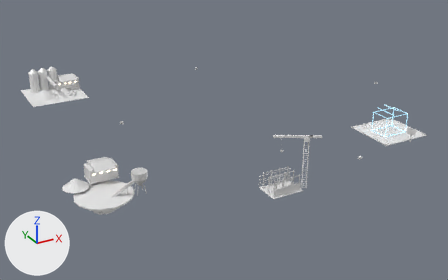
The FBX model Assets/Art/KayseriIsland/Models/Copper/Phase2/Sites_P2.fbx: old version first, new version second.
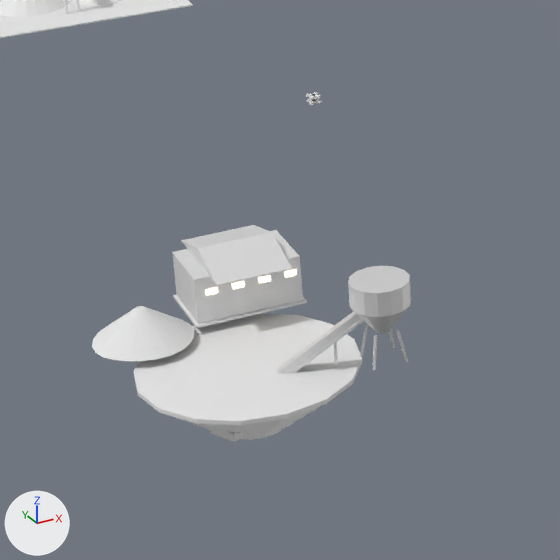
The first picture shows the older version from a 50 mm lens placed at (-239.0, -461.0, 209.0), pointed at (-1.0, -28.0, -8.0). The close-ups show the older and then the newer version on the part from 8% to 42% of the width and 34% to 88% of the height of that picture. Only the edits that show in the close-ups are written down. Every picture has the same lights, and +X, +Y and +Z are marked at lower left. Where no turn or scale is listed for an object, it has been applied to the vertices. Vertices at exactly the same position are counted once.

The older version as bpy lines, for what is in view:
```python
ob_site_quarry_benches = bpy.data.objects.new('Site.Quarry.Benches', me_site_quarry_benches_001)
ob_site_quarry_benches.location = (0.0, 0.0, 12.3)
ob_site_quarry_conv = bpy.data.objects.new('Site.Quarry.Conv', me_site_quarry_conv_001)
ob_site_quarry_conv.location = (0.0, 0.0, 12.3)
ob_site_quarry_heap = bpy.data.objects.new('Site.Quarry.Heap', me_site_quarry_heap_001)
ob_site_quarry_heap.location = (-148.0, -90.0, 12.6)
ob_site_quarry_hopper = bpy.data.objects.new('Site.Quarry.Hopper', me_site_quarry_hopper_001)
ob_site_quarry_hopper.location = (-113.0, -118.0, 12.6)
ob_site_quarry_shed = bpy.data.objects.new('Site.Quarry.Shed', me_site_quarry_shed_001)
ob_site_quarry_shed.location = (-128.0, -84.0, 12.6)
ob_site_store_pile0 = bpy.data.objects.new('Site.Store.Pile0', me_site_store_pile0_001)
ob_site_store_pile0.location = (-120.0, 106.0, 10.3)
ob_site_store_yard = bpy.data.objects.new('Site.Store.Yard', me_site_store_yard_001)
ob_site_store_yard.location = (0.0, 0.0, 10.0)
```
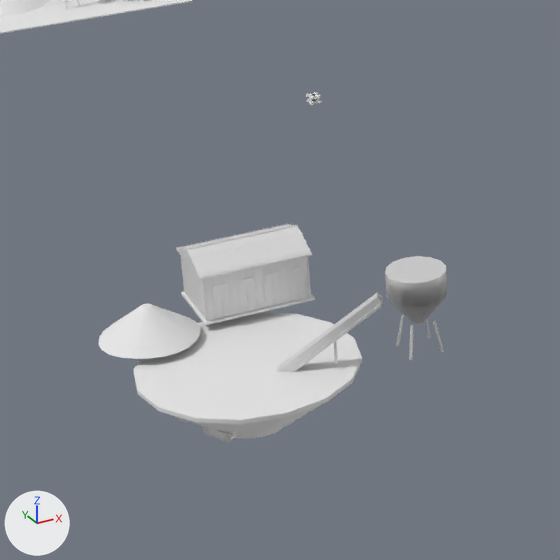
What differs and where, as boxes (x1, y1, x2, y2) in the close-ups (560 x 560 px):
```json
{"object": "Site.Quarry.Benches", "change": "moved", "before": [134, 313, 362, 440], "after": [133, 312, 362, 439]}
{"object": "Site.Quarry.Shed", "change": "reshaped, moved", "before": [172, 225, 307, 328], "after": [176, 223, 315, 325]}
{"object": "Site.Quarry.Hopper", "change": "shading changed, moved", "before": [348, 266, 411, 370], "after": [385, 256, 447, 360]}
{"object": "Site.Quarry.Heap", "change": "moved", "before": [92, 306, 194, 361], "after": [98, 304, 200, 359]}
{"object": "Site.Store.Yard", "change": "moved", "before": [0, 0, 193, 38], "after": [0, 0, 193, 34]}
{"object": "Site.Quarry.Conv", "change": "moved", "before": [277, 311, 364, 373], "after": [277, 292, 383, 372]}
{"object": "Site.Store.Pile0", "change": "moved", "before": [0, 0, 71, 17], "after": [0, 0, 49, 16]}
{"part": 2, "of": "me_site_quarry_shed_001", "change": "rebuilt", "before": [181, 225, 292, 285], "after": [177, 225, 312, 278], "on screen": "21% wider, 11% shorter"}
{"part": 3, "of": "me_site_quarry_shed_001", "change": "added", "after": [176, 223, 312, 322]}
```

Scene script edits in JSON lines:
```json
{"block": "me_site_quarry_hopper_001", "where": "me_site_quarry_hopper_001.from_pydata(...)  # 82 vertices, 168 faces; spans x -5.3..5.3, y -5.4..5.4, z -0.1..15.6"}
{"block": "me_site_quarry_hopper_001", "where": "# used by ob_site_quarry_hopper; location = (-113.0, -118.0, 12.6)"}
{"block": "me_site_quarry_hopper_001", "change": "me_site_quarry_hopper_001 part 1: all faces are now shaded smooth (168 of 168 changed)"}
{"block": "me_site_quarry_shed_001", "where": "# used by ob_site_quarry_shed; location = (-128.0, -84.0, 12.6)"}
{"op": "remove", "block": "me_site_quarry_shed_001", "code": "me_site_quarry_shed_001.from_pydata(...)  # 78 vertices, 116 faces; spans x -10.5..10.5, y -10.6..10.6, z 0.0..12.4"}
{"op": "add", "block": "me_site_quarry_shed_001", "code": "me_site_quarry_shed_001.from_pydata(...)  # 1726 vertices, 2588 faces; spans x -10.7..10.7, y -7.2..7.2, z 0.0..12.5"}
{"block": "me_site_quarry_shed_001", "change": "me_site_quarry_shed_001 part 2: the loose piece of 6 vertices spanning x -7.1..7.1, y -10.6..10.6, z 9.5..12.4 is rebuilt with 6 vertices and now spans x -10.6..10.6, y -7.1..7.1, z 9.5..12.4"}
{"block": "me_site_quarry_shed_001", "change": "me_site_quarry_shed_001 part 3: 1408 vertices added at x -10.7..10.7, y -7.2..7.2, z 0.5..12.5"}
{"block": "me_site_quarry_shed_001", "change": "other edits to the shape of me_site_quarry_shed_001 do not show in these pictures"}
{"op": "add", "block": "me_site_quarry_shed_001", "code": "me_site_quarry_shed_001.materials.append(mat_steel)  # white #e7e7e7"}
{"op": "set", "path": "ob_site_quarry_hopper.location", "old": "(-113.0, -118.0, 12.6)", "new": "(-106.1, -118.0, 12.8)"}
{"op": "set", "path": "ob_site_store_yard.location", "old": "(0.0, 0.0, 10.0)", "new": "(0.0, 0.0, 11.2)"}
{"op": "set", "path": "ob_site_store_pile0.location", "old": "(-120.0, 106.0, 10.3)", "new": "(-125.7, 106.0, 11.5)"}
{"op": "set", "path": "ob_site_quarry_benches.location", "old": "(0.0, 0.0, 12.3)", "new": "(0.0, 0.0, 12.5)"}
{"op": "set", "path": "ob_site_quarry_shed.location", "old": "(-128.0, -84.0, 12.6)", "new": "(-126.4, -84.0, 12.8)"}
{"op": "set", "path": "ob_site_quarry_heap.location", "old": "(-148.0, -90.0, 12.6)", "new": "(-146.8, -90.0, 12.8)"}
{"op": "set", "path": "ob_site_quarry_conv.location", "old": "(0.0, 0.0, 12.3)", "new": "(0.0, 0.0, 12.5)"}
```
